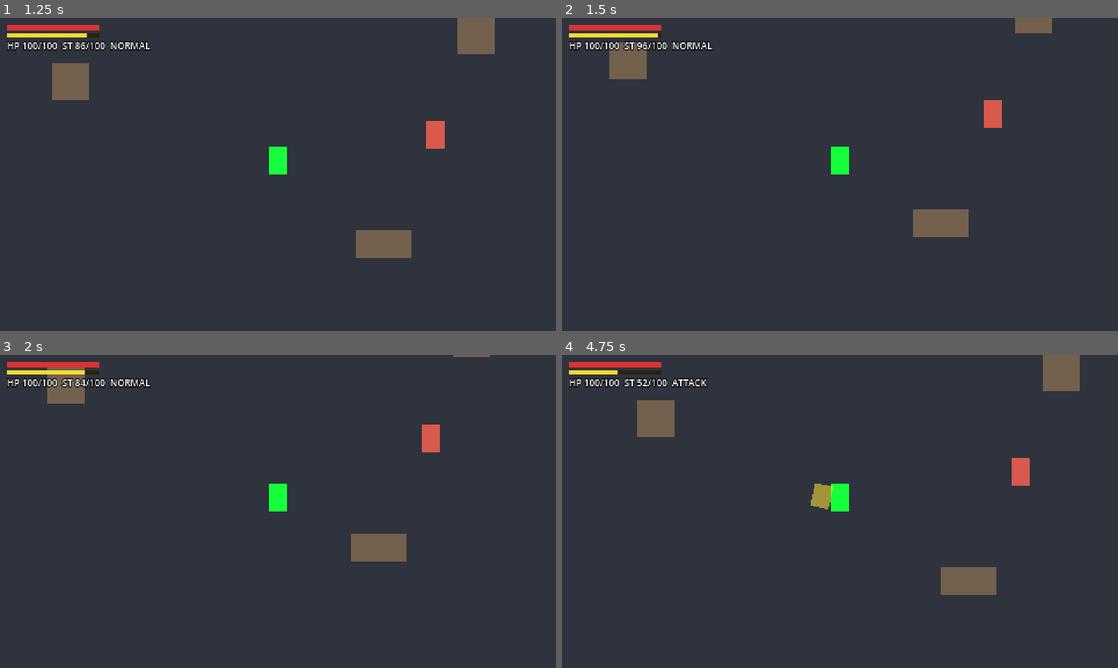
Above: before the commit, frames 1-4 (two rows, left to right).
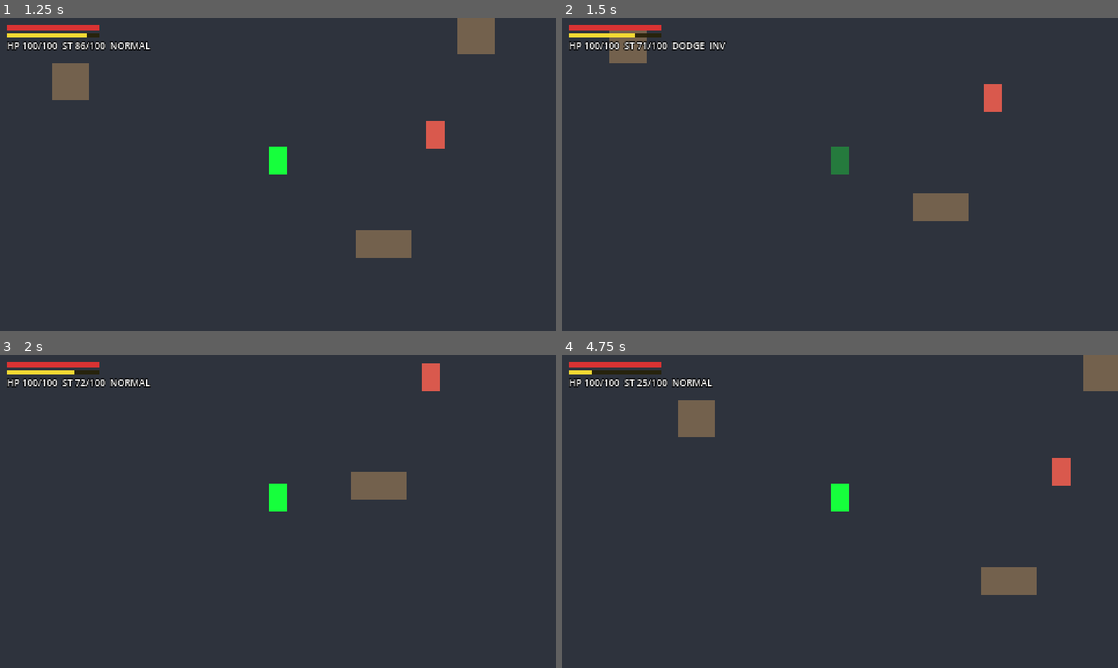
Above: after the commit, the same moments.

Repository: 7sda58/WEAPON_MASTERY_RPG
Game: Godot game, scene res://scenes/levels/test_arena.tscn
Two runs of this game, one before a commit and one after it. Both use one fixed random seed, a clock stepped at 60 frames per second and the inputs below.
Inputs (mouse positions are in pixels of both pictures, inside the frame that each line leads up to):
- Up to frame 1 (1.25 s): tap Enter at 0.5 s; move the mouse to (400, 158) at 0.52 s; hold D (move_right) from 0.53 s (still down); click (400, 158) at 0.6 s; tap Space (dodge) at 0.8 s
- Up to frame 2 (1.5 s): move the mouse to (728, 190) at 1.27 s; release D (move_right) at 1.28 s; hold S (move_down) from 1.28 s (still down); tap Space (dodge) at 1.35 s
- Up to frame 3 (2 s): keep holding S (move_down); click (166, 527) at 1.55 s
- Up to frame 4 (4.75 s): move the mouse to (895, 442) at 2.02 s; release S (move_down) at 2.03 s; hold D (move_right) 2.03-2.78 s; click (895, 442) at 2.1 s; tap Space (dodge) at 2.3, 2.85, 3.8, 4.35 s; move the mouse to (812, 574) at 2.77 s; hold W (move_up) 2.78-3.53 s; click (812, 574) at 3.05 s; move the mouse to (1006, 558) at 3.52 s; hold A (move_left) from 3.53 s (still down); click (1006, 558) at 3.6 s; move the mouse to (673, 464) at 4.27 s; click (673, 464) at 4.55 s

Frame 1 is identical in both runs. In frame 2, 2.8% of the frame differs, in the area x 8-89%, y 0-70%; in frame 3, 3.0%; in frame 4, 5.4%, in the area x 5-100%, y 0-77%.

Commit message:
2.11, 2.13: dodge, input buffer (last 2D version)

Diff:
--- a/scripts/player/player.gd
+++ b/scripts/player/player.gd
@@ -1,11 +1,13 @@
 class_name Player
 extends CharacterBody2D
 ## ตัวละครผู้เล่น
-## Task 2.3 — Movement: เดิน 8 ทิศ ความเร็วแนวทแยงเท่าแนวตรง
+## Task 2.3  — Movement: เดิน 8 ทิศ ความเร็วแนวทแยงเท่าแนวตรง
 ## Task 2.7 / 2.8 — HealthComponent และ StaminaComponent
-## Task 2.9 — Basic Attack: นับเวลาเป็นเฟรม (60 เฟรม = 1 วินาที) / เล็งด้วยเมาส์ (Task 1.2)
-
-enum State { NORMAL, ATTACK, DEAD }
+## Task 2.9  — Basic Attack: นับเวลาเป็นเฟรม (60 เฟรม = 1 วินาที) / เล็งด้วยเมาส์ (Task 1.2)
+## Task 2.11 — Dodge: พุ่งหลบพร้อม i-frame (ช่วงอมตะ)
+## Task 2.13 — Input Buffer: กดปุ่มล่วงหน้าระหว่างท่าได้ ท่าถัดไปจะออกทันทีที่ว่าง
+
+enum State { NORMAL, ATTACK, DODGE, DEAD }
 
 ## ความเร็วเดิน (พิกเซลต่อวินาที)
 @export var walk_speed: float = 90.0
@@ -26,11 +28,33 @@
 @export var attack_damage: int = 10
 @export var attack_stamina_cost: float = 15.0
 
+@export_group("Dodge (หน่วย: เฟรม)")
+## ความเร็วตอนพุ่ง (พิกเซลต่อวินาที)
+@export var dodge_speed: float = 210.0
+## จำนวนเฟรมที่พุ่ง — 14 เฟรม × 210 ≈ 49 พิกเซล
+@export var dodge_move_frames: int = 14
+## หยุดนิ่งหลังพุ่ง ก่อนกลับมาขยับได้
+@export var dodge_recovery: int = 6
+## เฟรมแรกที่อมตะ
+@export var iframe_start: int = 2
+## เฟรมสุดท้ายที่อมตะ — i-frame ยาว 10 เฟรม (≈0.17 วินาที)
+@export var iframe_end: int = 11
+@export var dodge_stamina_cost: float = 20.0
+
+@export_group("Input Buffer")
+## จำปุ่มที่กดล่วงหน้าไว้กี่เฟรม (6 เฟรม = 0.1 วินาที)
+@export var input_buffer_frames: int = 6
+
 var state: State = State.NORMAL
 ## ทิศที่ตัวละครหันอยู่ — ใช้กำหนดทิศโจมตี
 var facing: Vector2 = Vector2.DOWN
 var _state_frame: int = 0
+var _dodge_dir: Vector2 = Vector2.ZERO
 var _base_color: Color
+
+## Input Buffer — ปุ่มล่าสุดที่กดและเวลาที่เหลือ
+var _buffered_action: StringName = &""
+var _buffer_left: int = 0
 
 @onready var health: HealthComponent = $HealthComponent
 @onready var stamina: StaminaComponent = $StaminaComponent
@@ -47,26 +71,57 @@
 
 
 func _physics_process(_delta: float) -> void:
+	_update_input_buffer()
 	match state:
 		State.NORMAL:
 			_state_normal()
 		State.ATTACK:
 			_state_attack()
+		State.DODGE:
+			_state_dodge()
 		State.DEAD:
 			velocity = Vector2.ZERO
 	move_and_slide()
 
 
+# ---------------- INPUT BUFFER ----------------
+func _update_input_buffer() -> void:
+	for action: StringName in [&"attack", &"dodge"]:
+		if Input.is_action_just_pressed(action):
+			_buffered_action = action
+			_buffer_left = input_buffer_frames
+	if _buffer_left > 0:
+		_buffer_left -= 1
+		if _buffer_left == 0:
+			_buffered_action = &""
+
+
+## ดึงปุ่มที่จำไว้ออกมาใช้ (ใช้แล้วล้างทิ้ง)
+func _consume_buffer(action: StringName) -> bool:
+	if _buffered_action == action and _buffer_left > 0:
+		_buffered_action = &""
+		_buffer_left = 0
+		return true
+	return false
+
+
 # ---------------- NORMAL: ยืน / เดิน ----------------
 func _state_normal() -> void:
-	if Input.is_action_just_pressed("attack"):
+	var input_dir: Vector2 = Input.get_vector("move_left", "move_right", "move_up", "move_down")
+
+	if _consume_buffer(&"dodge"):
+		if stamina.try_spend(dodge_stamina_cost):
+			_start_dodge(input_dir)
+			return
+		print("Stamina ไม่พอสำหรับหลบ")
+
+	if _consume_buffer(&"attack"):
 		if stamina.try_spend(attack_stamina_cost):
 			_start_attack()
 			return
 		print("Stamina ไม่พอสำหรับโจมตี")
 
 	# get_vector จำกัดความยาวไม่เกิน 1 — เดินแนวทแยงไม่เร็วกว่าแนวตรง
-	var input_dir: Vector2 = Input.get_vector("move_left", "move_right", "move_up", "move_down")
 	velocity = input_dir * walk_speed
 	if input_dir != Vector2.ZERO:
 		facing = input_dir.normalized()
@@ -115,7 +170,40 @@
 		state = State.NORMAL
 
 
-# ---------------- ตาย ----------------
+# ---------------- DODGE: พุ่ง (มี i-frame) → Recovery ----------------
+func _start_dodge(input_dir: Vector2) -> void:
+	state = State.DODGE
+	_state_frame = 0
+	# หลบไปทางที่กดเดินอยู่ — ถ้ายืนนิ่งให้ถอยหลังจากทิศที่หัน
+	_dodge_dir = input_dir.normalized() if input_dir != Vector2.ZERO else -facing
+
+
+func _state_dodge() -> void:
+	_state_frame += 1
+
+	# i-frame: อมตะเฉพาะช่วงที่กำหนด — ตัวโปร่งให้เห็น
+	var invincible: bool = _state_frame >= iframe_start and _state_frame <= iframe_end
+	health.invincible = invincible
+	body.modulate.a = 0.35 if invincible else 1.0
+
+	if _state_frame <= dodge_move_frames:
+		velocity = _dodge_dir * dodge_speed
+	else:
+		velocity = Vector2.ZERO
+		body.color = _base_color.darkened(0.4)            # Recovery: ตัวออกเข้ม
+
+	if _state_frame >= dodge_move_frames + dodge_recovery:
+		_end_dodge()
+		state = State.NORMAL
+
+
+func _end_dodge() -> void:
+	health.invincible = false
+	body.modulate.a = 1.0
+	body.color = _base_color
+
+
+# ---------------- โดนตี / ตาย ----------------
 func _on_health_changed(current: int, maximum: int) -> void:
 	print("Player HP: %d / %d" % [current, maximum])
 
@@ -126,6 +214,7 @@
 
 func _on_died() -> void:
 	print("Player died")
+	_end_dodge()
 	state = State.DEAD
 	hitbox.deactivate()
 	body.color = Color(0.4, 0.4, 0.4)  # ชั่วคราว จนกว่าจะมีระบบตายจริงในข้อ 23
@@ -133,11 +222,15 @@
 
 # ---------------- DEBUG (ลบออกเมื่อมีศัตรูตีกลับและ HUD) ----------------
 # F1 = โดนดาเมจ 15 | F2 = ใช้ Stamina 30 | F3 = ฟื้น HP เต็ม
+# F4 = เปิด/ปิด "ดาเมจอัตโนมัติทุก 1 วินาที" ไว้ฝึกจับจังหวะหลบ
+var _debug_pulse: Timer
+
+
 func _unhandled_input(event: InputEvent) -> void:
 	if event is InputEventKey and event.pressed and not event.echo:
 		match event.keycode:
 			KEY_F1:
-				health.take_damage(15)
+				_debug_hit(15)
 			KEY_F2:
 				if not stamina.try_spend(30):
 					print("Stamina ไม่พอ!")
@@ -145,3 +238,26 @@
 				health.reset()
 				state = State.NORMAL
 				body.color = _base_color
+			KEY_F4:
+				_toggle_debug_pulse()
+
+
+func _debug_hit(amount: int) -> void:
+	if health.invincible:
+		DamageNumber.spawn_text(get_tree().current_scene, global_position, "DODGE!", Color(0.5, 0.9, 1.0))
+		return
+	health.take_damage(amount)
+
+
+func _toggle_debug_pulse() -> void:
+	if _debug_pulse == null:
+		_debug_pulse = Timer.new()
+		_debug_pulse.wait_time = 1.0
+		_debug_pulse.timeout.connect(func() -> void: _debug_hit(5))
+		add_child(_debug_pulse)
+	if _debug_pulse.is_stopped():
+		_debug_pulse.start()
+		print("ดาเมจอัตโนมัติ: เปิด (ทุก 1 วินาที)")
+	else:
+		_debug_pulse.stop()
+		print("ดาเมจอัตโนมัติ: ปิด")
--- a/scripts/ui/damage_number.gd
+++ b/scripts/ui/damage_number.gd
@@ -1,12 +1,16 @@
 class_name DamageNumber
 extends Label
-## ตัวเลขดาเมจลอยขึ้นแล้วจางหาย
+## ตัวเลข (หรือข้อความ) ลอยขึ้นแล้วจางหาย
 ## เรียกใช้: DamageNumber.spawn(get_tree().current_scene, global_position, 10)
 
 
 static func spawn(world: Node, pos: Vector2, amount: int, color: Color = Color.WHITE) -> void:
+	spawn_text(world, pos, str(amount), color)
+
+
+static func spawn_text(world: Node, pos: Vector2, text: String, color: Color = Color.WHITE) -> void:
 	var n := DamageNumber.new()
-	n.text = str(amount)
+	n.text = text
 	n.modulate = color
 	n.z_index = 100
 	n.add_theme_font_size_override("font_size", 10)
@@ -14,7 +18,7 @@
 	n.add_theme_constant_override("outline_size", 3)
 	world.add_child(n)
 	# ตั้งเหนือหัวตัวละคร สุ่มเยื้องซ้ายขวาเล็กน้อยไม่ให้ตัวเลขซ้อนกัน
-	n.global_position = pos + Vector2(randf_range(-8.0, 2.0), -38.0)
+	n.global_position = pos + Vector2(randf_range(-8.0, 2.0) - 3.0 * (text.length() - 1), -38.0)
 	n._play()
 
 
--- a/scripts/ui/debug_hud.gd
+++ b/scripts/ui/debug_hud.gd
@@ -22,4 +22,4 @@
 	info.text = "HP %d/%d  ST %d/%d  %s" % [
 		p.health.current_health, p.health.max_health,
 		int(p.stamina.current_stamina), int(p.stamina.max_stamina),
-		Player.State.keys()[p.state]]
+		Player.State.keys()[p.state] + ("  INV" if p.health.invincible else "")]
